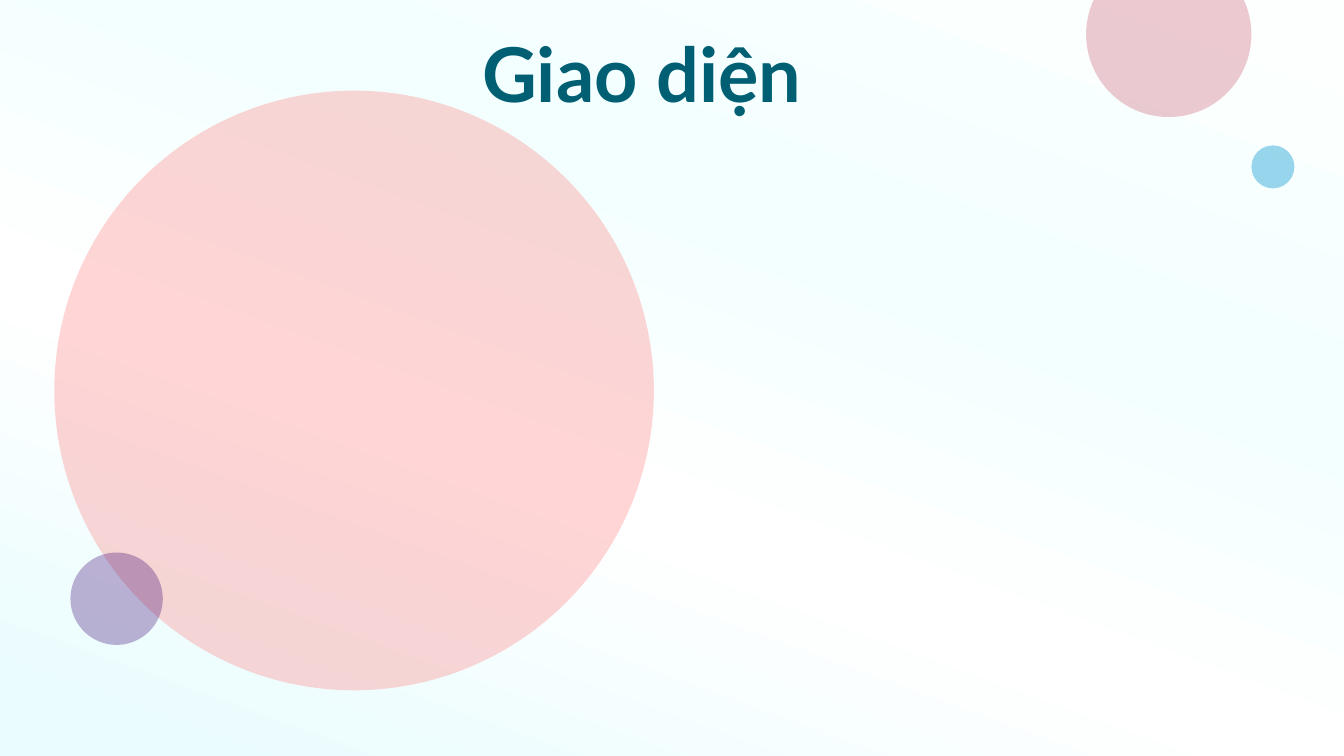
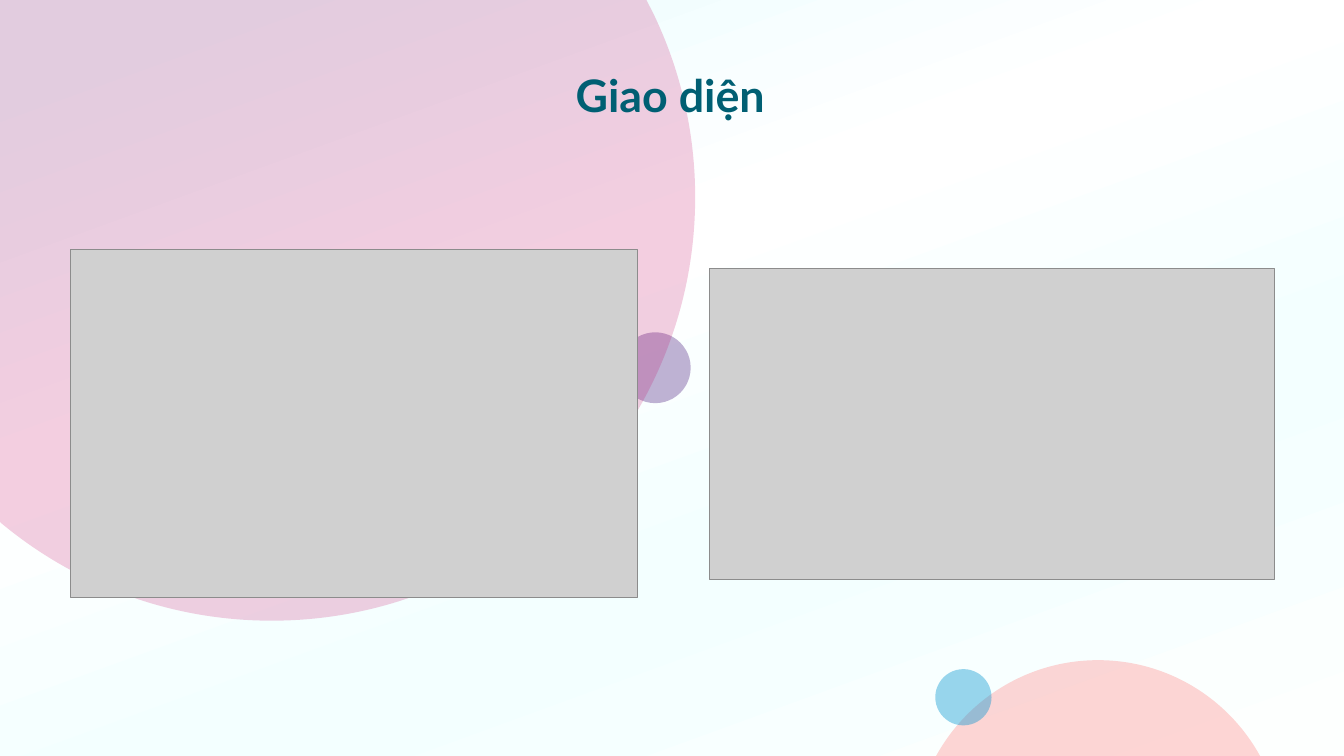
Before and after one commit to f12fullstack/NHOM19-CNWEB, a slide deck: slide 20 of NHOM19-CNWEB/NHÓM 19-HTMLCSSJS.pptx. Drawn at 1344x756 pixels with LibreOffice and Linux fonts; fonts in the diff are those of the drawing; grey boxes stand for pictures. Boxes give left, top, right and bottom in pixels: in the first picture for what was removed or moved away, otherwise in the second. Text is boxed around its words. In the diff, an @@ line names an element or a change of style, - is before the commit and + after.

```diff
--- a/NHOM19-CNWEB/NHÓM 19-HTMLCSSJS.pptx
+++ b/NHOM19-CNWEB/NHÓM 19-HTMLCSSJS.pptx
@@ freeform shape added at (x1=0, y1=0, x2=696, y2=621), fill #C40C67 at 20% opacity @@
@@ freeform shape removed at (x1=1087, y1=0, x2=1252, y2=117) @@
@@ title "Giao diện" moved from (x1=482, y1=45, x2=801, y2=116) to (x1=576, y1=78, x2=765, y2=121) @@
@@ title "Giao diện" at (x1=576, y1=78, x2=765, y2=121): size 54 to 32 pt; alignment left to centre @@
@@ ellipse removed at (x1=54, y1=91, x2=654, y2=691) @@
@@ ellipse removed at (x1=1252, y1=145, x2=1296, y2=189) @@
@@ picture added at (x1=71, y1=250, x2=637, y2=598) @@
@@ picture added at (x1=710, y1=268, x2=1274, y2=580) @@
@@ ellipse added at (x1=620, y1=333, x2=691, y2=403), fill #360070 at 30% opacity @@
@@ ellipse removed at (x1=71, y1=553, x2=163, y2=645) @@
@@ freeform shape added at (x1=936, y1=660, x2=1261, y2=756), fill #FF7675 at 30% opacity @@
@@ ellipse added at (x1=936, y1=669, x2=992, y2=726), fill #0696D0 at 40% opacity @@
```
Also in this commit, not shown: 3 other files.
